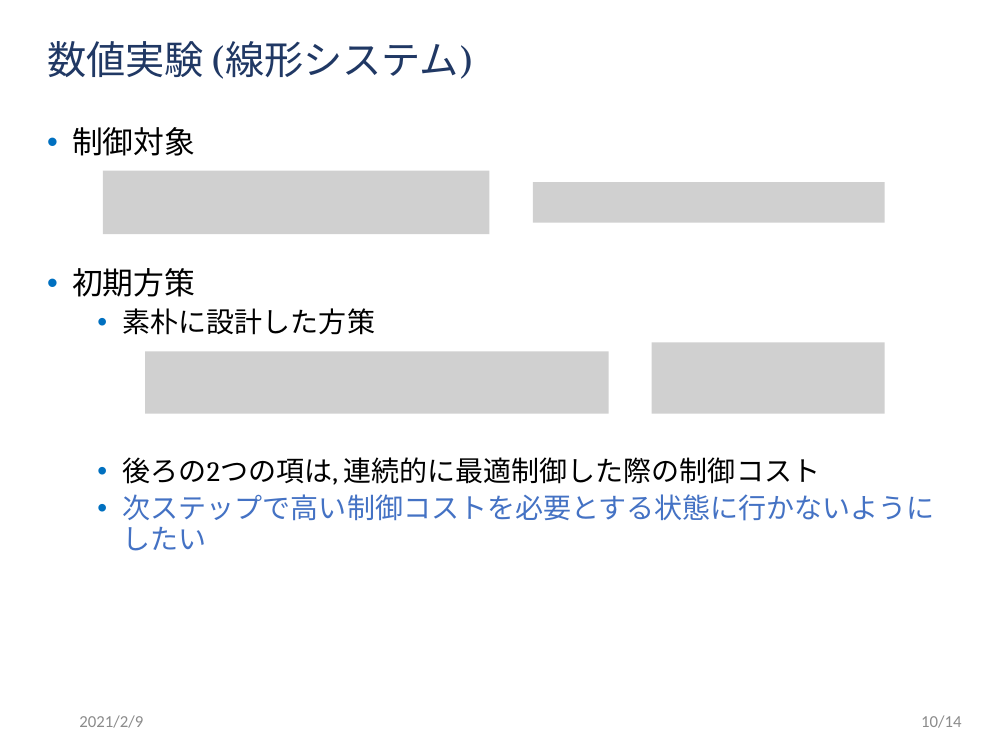
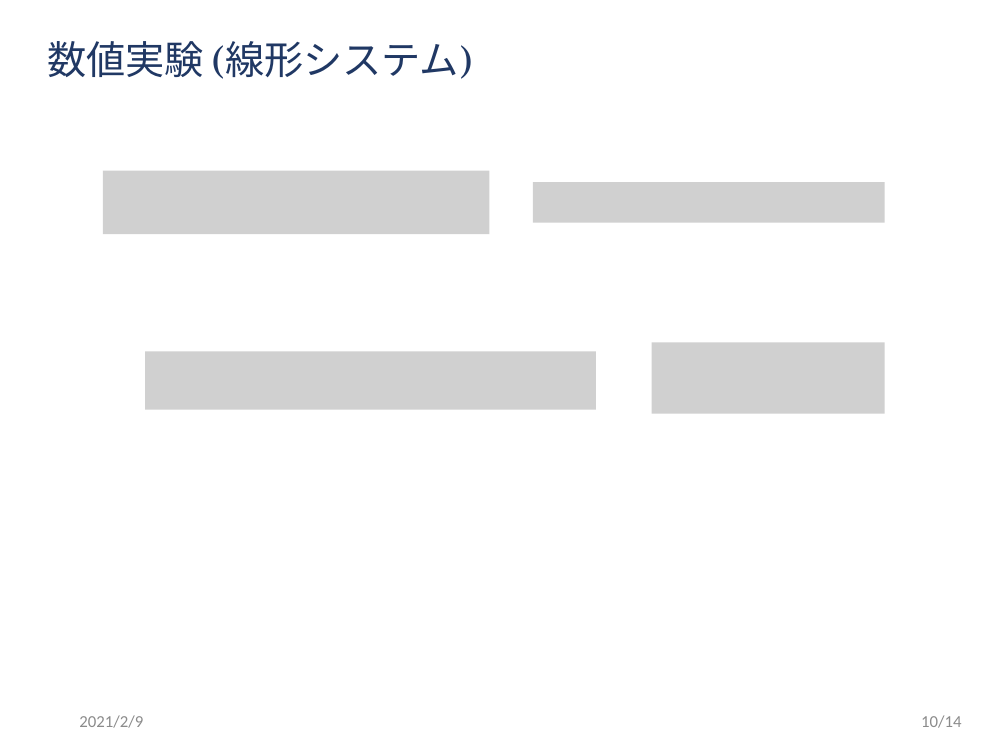
Before and after one commit to ibuki1024/thesis, a slide deck: slide 11 of slide/master.pptx. Drawn at 1008x756 pixels with LibreOffice and Linux fonts; fonts in the diff are those of the drawing; grey boxes stand for pictures; background and template pictures are left out. Boxes give left, top, right and bottom in pixels: in the first picture for what was removed or moved away, otherwise in the second. Text is boxed around its words. In the diff, an @@ line names an element or a change of style, - is before the commit and + after.

```diff
--- a/slide/master.pptx
+++ b/slide/master.pptx
@@ text removed at (x1=72, y1=127, x2=935, y2=551) @@
-• 制御対象
-• 初期方策
-  • 素朴に設計した方策
-  • 後ろの2つの項は, 連続的に最適制御した際の制御コスト
-  • 次ステップで高い制御コストを必要とする状態に行かないようにしたい
@@ picture resized from (x1=145, y1=351, x2=609, y2=413) to (x1=145, y1=351, x2=596, y2=409) @@
```
Also in this commit, not shown: 6 other slides changed, 4 other files.
